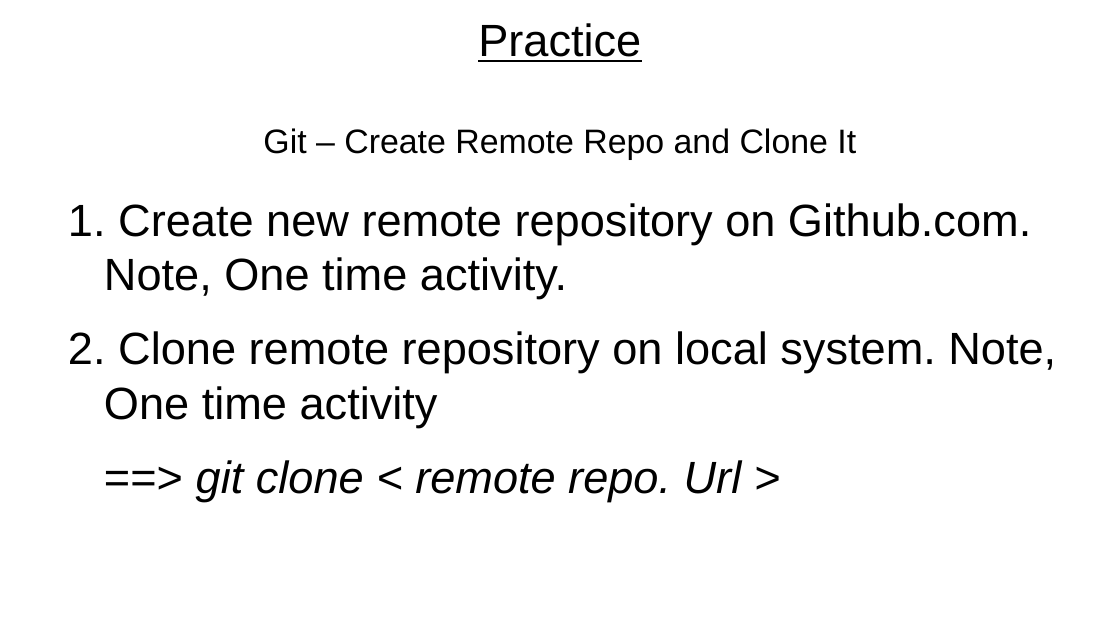
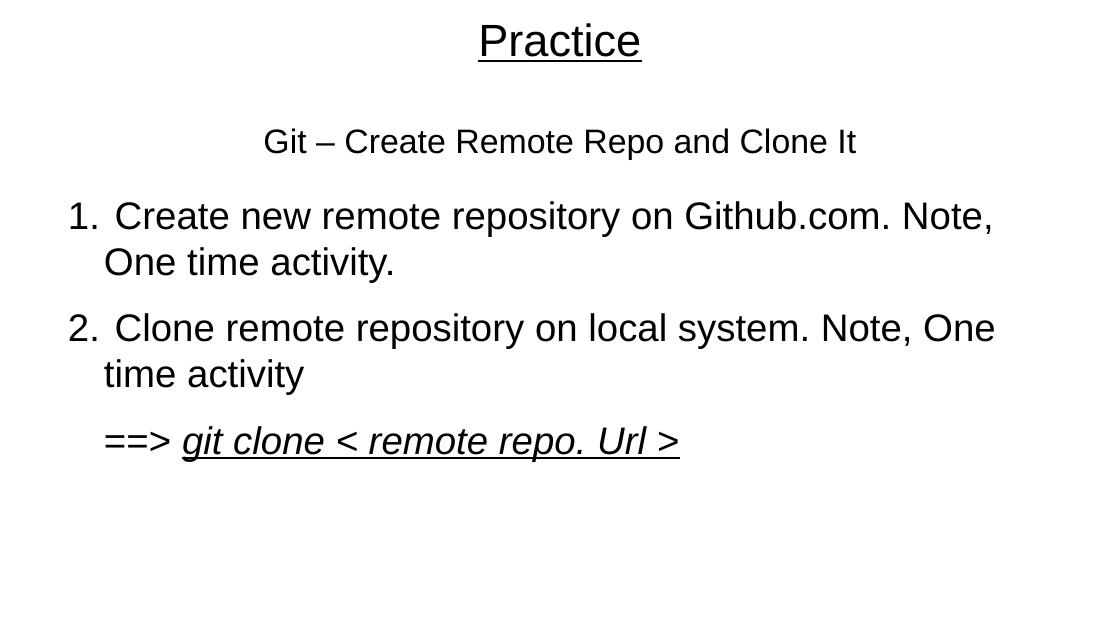
Before and after one commit to rajeshchauhan23102008/documents, a slide deck: slide 17 of src/courses/Javascript - No Theme.odp (slide 15 before the commit). Drawn at 1120x630 pixels with LibreOffice and Linux fonts; fonts in the diff are those of the drawing. Boxes give left, top, right and bottom in pixels: in the first picture for what was removed or moved away, otherwise in the second. Text is boxed around its words. In the diff, an @@ line names an element or a change of style, - is before the commit and + after.

Commit message:
class 1 content created - cotains setup, git and github.

```diff
--- a/src/courses/Javascript - No Theme.odp
+++ b/src/courses/Javascript - No Theme.odp
@@ text "Create new remote repository on ..." at box(104, 201, 996, 461): size 32 to 27.2 pt; underline on in "git clone < remote repo. Url >" @@
```
Also in this commit, not shown: 4 other slides changed, 4 slides added, 1 slide removed.
